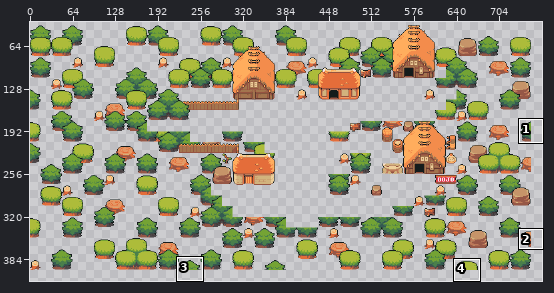
Two versions of one sprite sheet, Maps/StartingTown/collision layer.png. The first picture is a wide view before the edit; the outline marks the close-up.
Close-up. Before the commit:
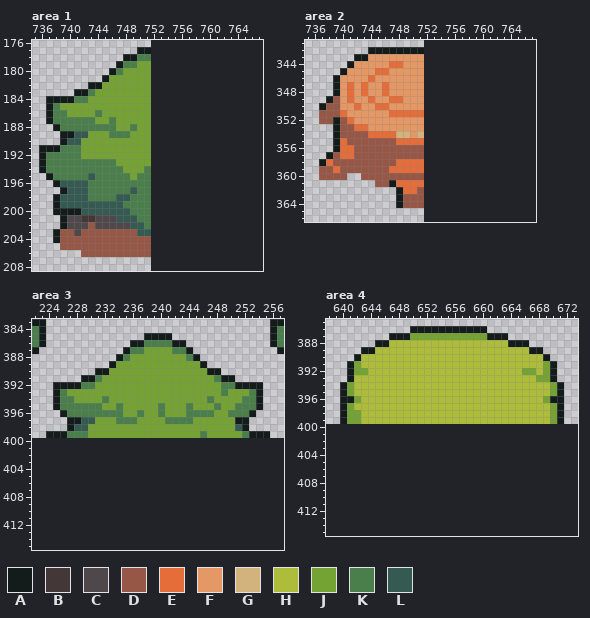
The file is 752x400 pixels. Colours within 5 levels of each other are drawn and written as one. Shown: area 1: x 735..767, y 176..208; area 2: x 735..767, y 341..366; area 3: x 222..257, y 383..415; area 4: x 638..673, y 385..415. The old version is drawn lined up with the new one, on the new canvas. The wide view leaves out empty margins. The commit also changed other parts of the picture, which this record leaves out.
Palette (. is transparent): A #141b1b  B #433737  C #4e484a  D #965746  E #e46d3a  F #e49865  G #d2b37d  H #adbc3a  J #74a334  K #4a7f4b  L #345a52
Pixels before, area 1, first column x 736:
177 ..............AA
178 ............AAKK
179 ...........AKKJJ
180 ..........AKJJJJ
181 .........AJJJJJJ
182 .......AAJJJJJJJ
183 .....AAKJJJJJJJJ
184 .AAAAKKJJJJJJJJJ
185 .AKJJJJJJJJJJJJJ
186 .AKKJJJJKJJJJJJJ
187 .AKKKKKKJJKJJJJJ
188 ..AKKKKKKKKJJKJJ
189 ...AALLJJJKKKJJJ
190 ...ALLJJJJJJJJJJ
191 AAAKKKJJJJJJJJJJ
192 AKKKKKJJJJJJJJJJ
193 AKKKKKKKKKKJJJJJ
194 AKKKKKKKKKKKJJJK
195 .AKKKKKLKKKKKJKK
196 ..ALLLLKKKKKKKKK
197 ...ALLLKKKKKKLKK
198 ..ALLLLKKKKLLKKK
199 ..ALLLLLLLLLKKKK
200 ..AAAALLLLLLLKKK
201 ...ACCBBCCCLLLKK
202 ...ACCCDCCCCCLLK
203 ..ADDCDDDDDDDDLL
204 ..ADDDDDDDDDDDDD
205 ...DDDDDDDDDDDDD
206 ......DDDDDDDDDD
Pixels before, area 2, first column x 737:
342 .......AAAAAAAA
343 .....AAFFFFFFFF
344 ....AFFFFFEEFFF
345 ...AFFFFEEFFFFF
346 ..AFFFFEFFFFFFF
347 ..AFEFEFFEFFFFF
348 ..AFEFEFFEFFFFF
349 .ADFEFFEFFEEFFF
350 ADDFFEFFEEFFFFF
351 DDDEFFFFFFEEEEE
352 DDADEFFFFFFFFFF
353 ..ADDEEFFFFFFFF
354 ..ADDDDEEEEGGFG
355 ..AEDDDDDDDEEEE
356 ..AEEDDDDDDDDDD
357 .ADEEDDDDDDDDDD
358 AEDDDDDDDDDEEEE
359 DDEDDDDDDDEEEEE
360 DDDD..DDDDDDDDD
361 ........DDAEEEE
362 ...........AEED
363 ...........ADDD
364 ...........ADDD
Pixels before, area 3, first column x 222:
383 AA................................AA
384 KA................................AK
385 KA..............AAAA..............AK
386 KA............AAKKKKAA............AK
387 A............AKKJJJJKKA............A
388 ............AKJJJJJJJJKA............
389 ...........AJJJJJJJJJJJJA...........
390 .........AAJJJJJJJJJJJJJJAA.........
391 .......AAKJJJJJJJJJJJJJJJJKAA.......
392 ...AAAAKKJJJJJJJJJJJJJJJJJJKKAAAA...
393 ...AKJJJJJJJJJJJJJJJJJJJJJJKJJJKA...
394 ...AKKJJJJKJJJJJJJJJJJJJJKJJJJKKA...
395 ...AKKKKKKJJKJJJJJKJJJKJJJKJJKKKA...
396 ....AKKKKKKKKJJKJJKJJJKKKKJJKKKA....
397 .....AALLJJJKKKJJJJKKKKJJJJJJAA.....
398 .....ALLJJJJJJJJJJJJJJJJJJJJJLA.....
399 ..AAAKKKJJJJJJJJJJJJJJJJKJJJJJKAAA..
Pixels before, area 4, first column x 640:
386 ..........AAAAAAAAAAA...........
387 .......AAAJJJJJJJJJJJAAA........
388 .....AAHHHHHHHHHHHHHHHHHAAA.....
389 ...AAHHHHHHHHHHHHHHHHHHHHHHAA...
390 ..AHHHHHHHHHHHHHHHHHHHHHHHHHHA..
391 .AJHHHHHHHHHHHHHHHHHHHHHHHHHHJA.
392 .AJJHHHHHHHHHHHHHHHHHHHHHHJJHJA.
393 .AHHHHHHHHHHHHHHHHHHHHHHHHHHJJA.
394 AJHHHHHHHHHHHHHHHHHHHHHHHHHHHHJA
395 AJHHHHHHHHHHHHHHHHHHHHHHHHHHHHJA
396 AAJHHHHHHHHHHHHHHHHHHHHHHHHHHJAA
397 AJHHHHHHHHHHHHHHHHHHHHHHHHHHHHJA
398 AJJHHHHHHHHHHHHHHHHHHHHHHHHHHHJA
399 AJJHHHHHHHHHHHHHHHHHHHHHHHHHHHJA
New version:
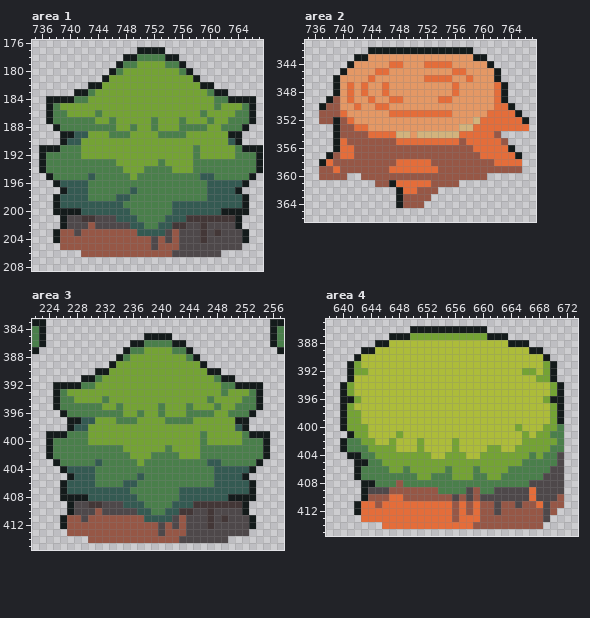
The edit:
canvas 752x400 -> 768x416
Area 1:
y 177: x 752..753 .. -> AA
y 178: x 752..755 .... -> KKAA
y 179: x 752..756 ..... -> JJKKA
y 180: x 752..757 ...... -> JJJJKA
y 181: x 752..758 ....... -> JJJJJJA
y 182: x 752..760 ......... -> JJJJJJJAA
y 183: x 752..762 ........... -> JJJJJJJJKAA
y 184: x 752..766 ............... -> JJJJJJJJJKKAAAA
y 185: x 752..766 ............... -> JJJJJJJJJKJJJKA
y 186: x 752..766 ............... -> JJJJJJJKJJJJKKA
y 187: x 752..766 ............... -> KJJJKJJJKJJKKKA
y 188: x 752..765 .............. -> KJJJKKKKJJKKKA
y 189: x 752..764 ............. -> JKKKKJJJJJJAA
y 190: x 752..764 ............. -> JJJJJJJJJJJLA
y 191: x 752..767 ................ -> JJJJJJKJJJJJKAAA
y 192: x 752..767 ................ -> JJJJJJKJJJJJKKKA
y 193: x 752..767 ................ -> JKJJJJKKKKKKKKKA
y 194: x 752..767 ................ -> KKKJJJKKKKKKKKKA
y 195: x 752..766 ............... -> KKKKKKKLLKKKKKA
y 196: x 752..765 .............. -> KKKKKKKKLLLLLA
y 197: x 752..764 ............. -> KKKKKKKKLLLLA
y 198: x 752..765 .............. -> KKKKKKKKLLLLLA
y 199: x 752..765 .............. -> KKKLLLLLLLLLLA
y 200: x 752..765 .............. -> KKKLLLLLLLAAAA
y 201: x 752..764 ............. -> KKLLLBBBBBBBA
y 202: x 752..764 ............. -> KLLBBCCBCCCCA
y 203: x 752..765 .............. -> LLCDCCCBCBCCCA
y 204: x 752..765 .............. -> CDCDCCCBCCCCCA
y 205: x 752..764 ............. -> CDDDCCCCCCCCC
y 206: x 752..761 .......... -> DDDCCCCCCC
Area 2:
y 342: x 752..758 ....... -> AAAAAAA
y 343: x 752..760 ......... -> FFFFFFFAA
y 344: x 752..761 .......... -> EEEEFFFFFA
y 345: x 752..762 ........... -> FFFFEEFFFFA
y 346: x 752..762 ........... -> EEEEFFEFFFA
y 347..348: x 752..763 ............ -> FFFFEFFFFFEA
y 349: x 752..763 ............ -> FFEEFFFFFFEA
y 350: x 752..764 ............. -> FFFFFFFFFFEEA
y 351: x 752..765 .............. -> EEEEFFFFFEEEEA
y 352: x 752..766 ............... -> FFFFFFFGEEEEEEA
y 353: x 752..766 ............... -> FFFFFGGEEEEEEEE
y 354: x 752..762 ........... -> GGGGGEEEEED
y 355: x 752..763 ............ -> EEEEEDEEEEED
y 356: x 752..764 ............. -> DDDDDDDEEEEEA
y 357: x 752..765 .............. -> DDDDDDDDEEEEEA
y 358: x 752..765 .............. -> EDDDDDDDDDEEEE
y 359: x 752..765 .............. -> EEDDDDDDDDDDDD
y 360: x 752..760 ......... -> DDDDDDDDD
y 361: x 752..756 ..... -> EDDDD
y 362: x 752..753 .. -> DD
y 363: x 752 . -> D
Area 3:
y 400: x 224..255 ................................ -> AKKKKKJJJJJJJJJJJJJJJJKJJJJJKKKA
y 401: x 224..255 ................................ -> AKKKKKKKKKKJJJJJJKJJJJKKKKKKKKKA
y 402: x 224..255 ................................ -> AKKKKKKKKKKKJJJKKKKJJJKKKKKKKKKA
y 403: x 225..254 .............................. -> AKKKKKLKKKKKJKKKKKKKKKLLKKKKKA
y 404: x 226..253 ............................ -> ALLLLKKKKKKKKKKKKKKKKKLLLLLA
y 405: x 227..252 .......................... -> ALLLKKKKKKLKKKKKKKKKKLLLLA
y 406: x 226..253 ............................ -> ALLLLKKKKLLKKKKKKKKKKKLLLLLA
y 407: x 226..253 ............................ -> ALLLLLLLLLKKKKKKKLLLLLLLLLLA
y 408: x 226..253 ............................ -> AAAALLLLLLLKKKKKKLLLLLLLAAAA
y 409: x 227..252 .......................... -> ACCBBCCCLLLKKKKLLLBBBBBBBA
y 410: x 227..252 .......................... -> ACCCDCCCCCLLKKLLBBCCBCCCCA
y 411: x 226..253 ............................ -> ADDCDDDDDDDDLLLLCDCCCBCBCCCA
y 412: x 226..253 ............................ -> ADDDDDDDDDDDDDCDCDCCCBCCCCCA
y 413: x 227..252 .......................... -> DDDDDDDDDDDDDCDDDCCCCCCCCC
y 414: x 230..249 .................... -> DDDDDDDDDDDDDCCCCCCC
Area 4:
y 400: x 640..671 ................................ -> AJJJHHHHHHHHHHHHHHHHHHHHHJHHHJJK
y 401: x 641..671 ............................... -> AJJHHHHJHHHHHHHHHHHHHHHHHJHJJKK
y 402: x 640..671 ................................ -> AKKJJHHJHHHJHHHHJHHHHHHHHHJJJJJK
y 403: x 640..671 ................................ -> AKKKJJJJHHHJHHHHJHHHHJJHHJJJJJKK
y 404: x 641..671 ............................... -> AAKKJJJJJJJJHHJJJHHJJJJJJJKJKKC
y 405: x 642..671 .............................. -> AAKKJJJJJJJJJJJJJJJJJJJJKKKKKC
y 406: x 642..671 .............................. -> AKKKKJJKJJJJJKJJJKJJJJKKKKKKCC
y 407: x 642..671 .............................. -> AKKKKKKKKJJKKKJJJKKJJKKKKKKCCC
y 408: x 643..671 ............................. -> AAKKKDKKKKKKKKKKKKKKKKKKCCCCC
y 409: x 643..671 ............................. -> ACCCDDDDDDDKKKKCDKKCCCCCECCCC
y 410: x 643..671 ............................. -> ADDDEEDDDDDDDCDCDCCCCCCCECCCD
y 411: x 642..671 .............................. -> AEEDEEEEEEEEEEDEDEDDCDDCDDECDD
y 412: x 642..670 ............................. -> AEEEEEEEEEEEEEDEDEDDCDDDDDDCD
y 413: x 643..669 ........................... -> EEEEEEEEEEEEEDEEEDDDDDDDDDC
y 414: x 646..668 ....................... -> EEEEEEEEEEEEEDDDDDDDDDD
Changed places in both close-ups, as pixel boxes (x1, y1, x2, y2):
added: (151, 47, 263, 257)
added: (424, 47, 529, 201)
added: (46, 438, 270, 543)
added: (340, 424, 564, 529)
